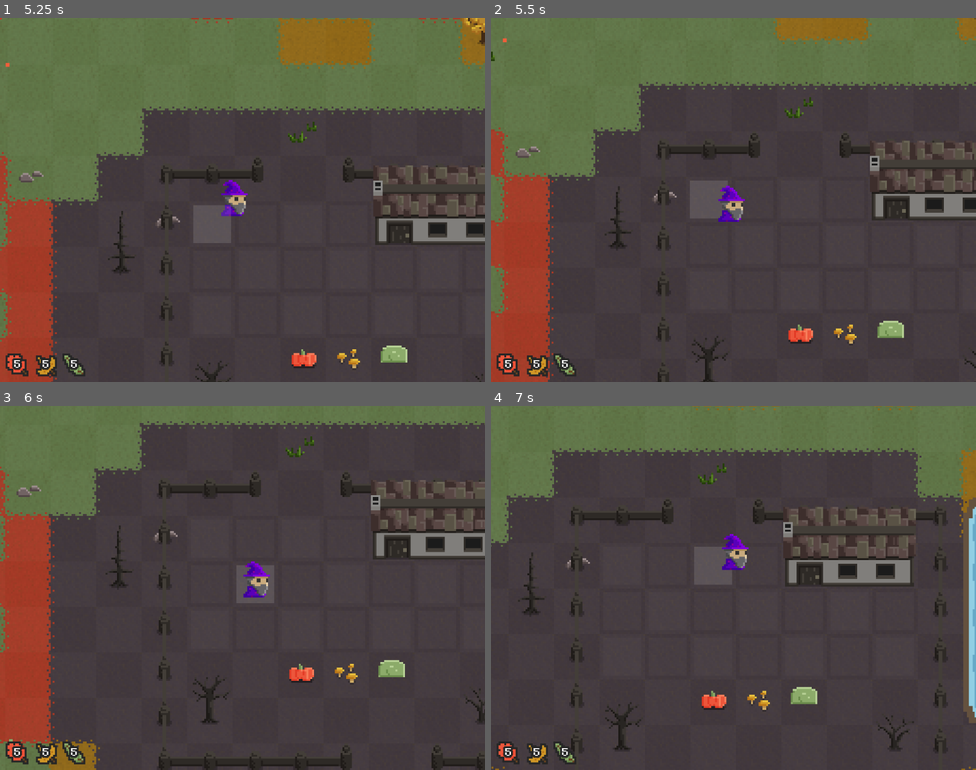
Above: before the commit, frames 1-4 (two rows, left to right).
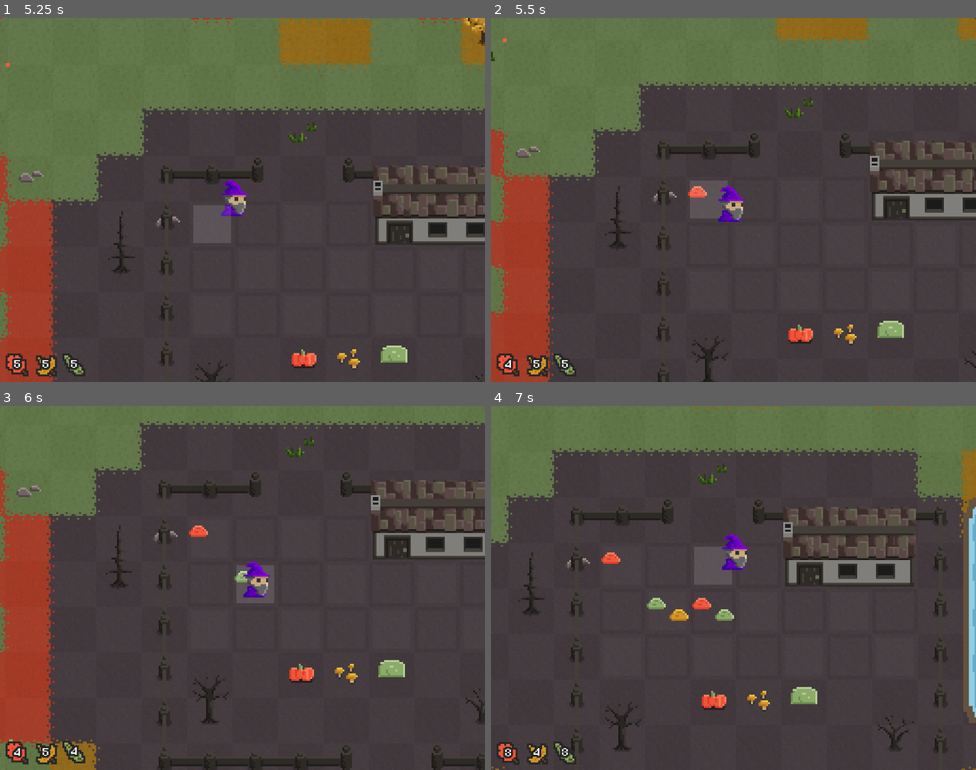
Above: after the commit, the same moments.

Repository: Pro1d/EchoesOfAmber
Game: Godot game, scene res://scenes/world.tscn
Same seed, same stepped clock (60 frames per second), same inputs: the game is played once before the commit and once after it.
Inputs:
- Up to frame 1 (5.25 s): tap Enter at 0.5 s; hold D (move_right) 0.53-1.28 s; tap 3 (put_green, bound only after the commit) at 0.6, 2.3, 3.6, 4.55 s; tap 1 (put_red, bound only after the commit) at 0.8, 1.35, 3.05, 4.35 s; hold S (move_down) 1.28-2.03 s; tap 2 (put_yellow, bound only after the commit) at 1.55, 2.1, 3.8, 5.1 s; hold D (move_right) 2.03-2.78 s; hold W (move_up) 2.78-3.53 s; tap E (attract_leaves) at 2.85 s; hold A (move_left) 3.53-5.03 s; hold S (move_down) from 5.03 s (still down)
- Up to frame 2 (5.5 s): keep holding S (move_down); tap 1 (put_red, bound only after the commit) at 5.3 s
- Up to frame 3 (6 s): release S (move_down) at 5.78 s; hold D (move_right) from 5.78 s (still down); tap 3 (put_green, bound only after the commit) at 5.85 s
- Up to frame 4 (7 s): tap 2 (put_yellow, bound only after the commit) at 6.05 s; release D (move_right) at 6.53 s; hold W (move_up) from 6.53 s (still down); tap 1 (put_red, bound only after the commit) at 6.6 s; tap 3 (put_green, bound only after the commit) at 6.8 s

Frame 1 is identical in both runs. In frame 2, 0.1% of the frame differs, in the area x 2-45%, y 46-97%; in frame 3, 0.3%; in frame 4, 0.6%, in the area x 1-51%, y 40-98%.

Commit message:
Keyyyyyys

Diff:
--- a/project.godot
+++ b/project.godot
@@ -106,6 +106,24 @@
 "events": [Object(InputEventKey,"resource_local_to_scene":false,"resource_name":"","device":-1,"window_id":0,"alt_press …(192 unchanged characters)…
 ]
 }
+put_red={
+"deadzone": 0.5,
+"events": [Object(InputEventKey,"resource_local_to_scene":false,"resource_name":"","device":-1,"window_id":0,"alt_pressed":false,"shift_pressed":false,"ctrl_pressed":false,"meta_pressed":false,"pressed":false,"keycode":0,"physical_keycode":49,"key_label":0,"unicode":38,"location":0,"echo":false,"script":null)
+, Object(InputEventKey,"resource_local_to_scene":false,"resource_name":"","device":-1,"window_id":0,"alt_pressed":false,"shift_pressed":false,"ctrl_pressed":false,"meta_pressed":false,"pressed":false,"keycode":0,"physical_keycode":74,"key_label":0,"unicode":106,"location":0,"echo":false,"script":null)
+]
+}
+put_green={
+"deadzone": 0.5,
+"events": [Object(InputEventKey,"resource_local_to_scene":false,"resource_name":"","device":-1,"window_id":0,"alt_pressed":false,"shift_pressed":false,"ctrl_pressed":false,"meta_pressed":false,"pressed":false,"keycode":0,"physical_keycode":51,"key_label":0,"unicode":34,"location":0,"echo":false,"script":null)
+, Object(InputEventKey,"resource_local_to_scene":false,"resource_name":"","device":-1,"window_id":0,"alt_pressed":false,"shift_pressed":false,"ctrl_pressed":false,"meta_pressed":false,"pressed":false,"keycode":0,"physical_keycode":76,"key_label":0,"unicode":108,"location":0,"echo":false,"script":null)
+]
+}
+put_yellow={
+"deadzone": 0.5,
+"events": [Object(InputEventKey,"resource_local_to_scene":false,"resource_name":"","device":-1,"window_id":0,"alt_pressed":false,"shift_pressed":false,"ctrl_pressed":false,"meta_pressed":false,"pressed":false,"keycode":0,"physical_keycode":50,"key_label":0,"unicode":233,"location":0,"echo":false,"script":null)
+, Object(InputEventKey,"resource_local_to_scene":false,"resource_name":"","device":-1,"window_id":0,"alt_pressed":false,"shift_pressed":false,"ctrl_pressed":false,"meta_pressed":false,"pressed":false,"keycode":0,"physical_keycode":75,"key_label":0,"unicode":107,"location":0,"echo":false,"script":null)
+]
+}
 
 [layer_names]
 
@@ -113,6 +131,7 @@
 3d_physics/layer_1="world"
 2d_physics/layer_2="player"
 2d_physics/layer_3="leaves"
+2d_physics/layer_4="areas"
 
 [physics]
 
